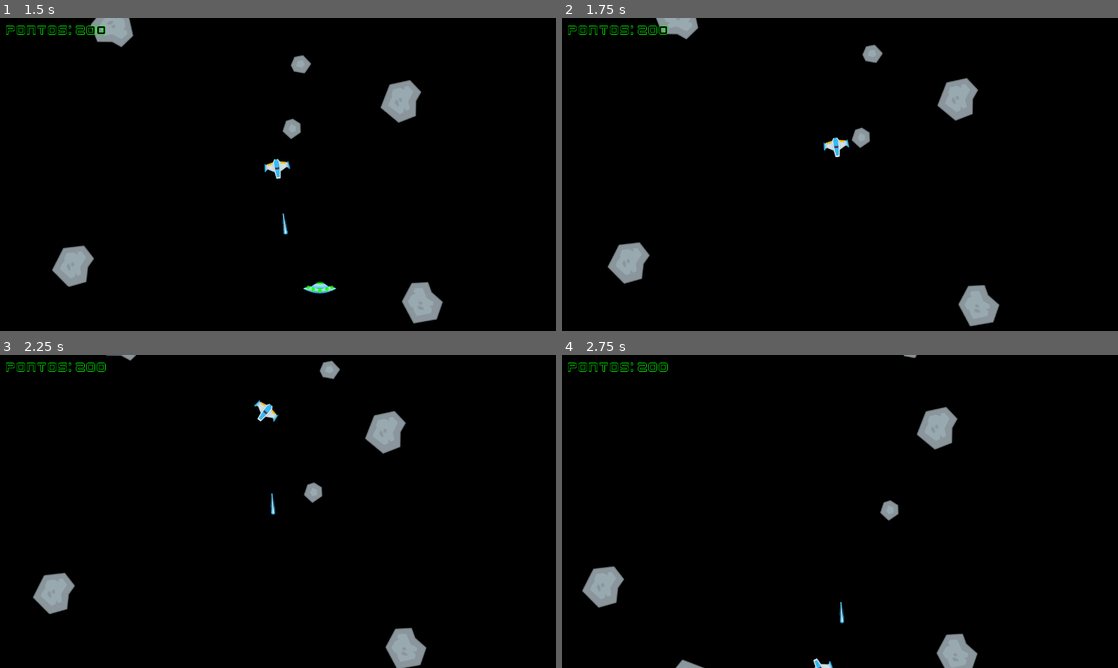
Above: before the commit, frames 1-4 (two rows, left to right).
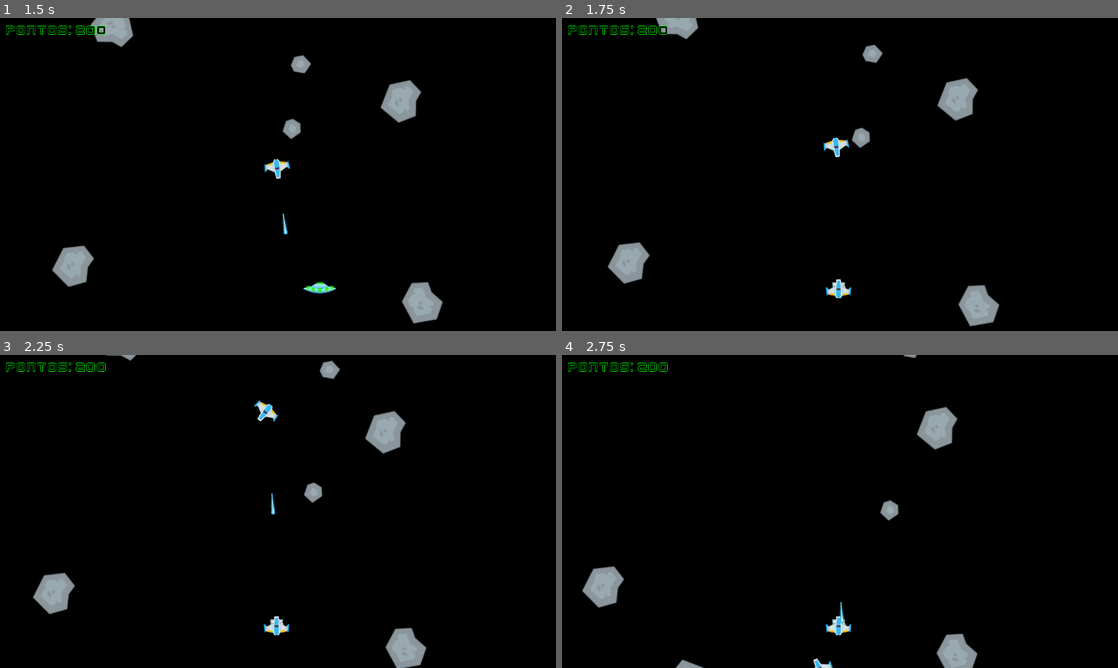
Above: after the commit, the same moments.

Repository: VinnyPC/Godot-uninove
Game: Godot game, scene res://cenas/Game.tscn
Two runs of this game, one before a commit and one after it. Both use one fixed random seed, a clock stepped at 60 frames per second and the inputs below.
Inputs:
- Up to frame 1 (1.5 s): hold D (girar_direita) 0.53-1.28 s; hold Space (atirar) 0.53-1.28 s; hold S (mover_tras) from 1.28 s (still down); tap Space (atirar) at 1.35 s
- Up to frame 2 (1.75 s): keep holding S (mover_tras)
- Up to frame 3 (2.25 s): release S (mover_tras) at 2.03 s; hold D (girar_direita) from 2.03 s (still down); hold Space (atirar) from 2.03 s (still down)
- Up to frame 4 (2.75 s): keep holding D (girar_direita); keep holding Space (atirar)

Frame 1 is identical in both runs. In frame 2, 0.2% of the frame differs, in the area x 47-52%, y 83-90%; in frame 3, 0.2%; in frame 4, 0.2%.

Commit message:
começo do script dos powerups

Diff:
--- /dev/null
+++ b/cenas/PowerUp.tscn
@@ -0,0 +1,39 @@
+[gd_scene load_steps=8 format=2]
+
+[ext_resource path="res://scripts/PowerUp.gd" type="Script" id=1]
+[ext_resource path="res://assets/PNG/Power-ups/shield_silver.png" type="Texture" id=2]
+[ext_resource path="res://assets/PNG/playerShip1_blue.png" type="Texture" id=3]
+[ext_resource path="res://assets/PNG/Power-ups/things_silver.png" type="Texture" id=4]
+
+[sub_resource type="RectangleShape2D" id=1]
+extents = Vector2( 16.5, 16 )
+
+[sub_resource type="CircleShape2D" id=2]
+radius = 18.0278
+
+[sub_resource type="CircleShape2D" id=3]
+radius = 54.0378
+
+[node name="PowerUp" type="Node2D"]
+script = ExtResource( 1 )
+
+[node name="invencibilidade" type="Sprite" parent="."]
+texture = ExtResource( 2 )
+
+[node name="CollisionShape2D" type="CollisionShape2D" parent="invencibilidade"]
+position = Vector2( -0.5, -2 )
+shape = SubResource( 1 )
+
+[node name="metralhadora" type="Sprite" parent="."]
+texture = ExtResource( 4 )
+
+[node name="CollisionShape2D" type="CollisionShape2D" parent="metralhadora"]
+shape = SubResource( 2 )
+
+[node name="vida" type="Sprite" parent="."]
+position = Vector2( 0, -9.53674e-07 )
+scale = Vector2( 0.593333, 0.593333 )
+texture = ExtResource( 3 )
+
+[node name="CollisionShape2D" type="CollisionShape2D" parent="vida"]
+shape = SubResource( 3 )
--- /dev/null
+++ b/cenas/PowerUpTypes.tscn
@@ -0,0 +1,6 @@
+[gd_scene load_steps=2 format=2]
+
+[ext_resource path="res://scripts/enum/PowerUpTypes.gd" type="Script" id=1]
+
+[node name="PowerUpTypes" type="Node"]
+script = ExtResource( 1 )
--- a/scripts/Game.gd
+++ b/scripts/Game.gd
@@ -12,7 +12,7 @@
 var ufo_scene = preload("res://cenas/UFO.tscn")
 var score := 0
 
-var lives = 1
+export var lives = 1
 func _ready():
 	_spawn_ufo()
 	game_over_screen.visible = false
--- a/scripts/Player.gd
+++ b/scripts/Player.gd
@@ -8,13 +8,28 @@
 export var rotation_speed := 230.00
 var velocity = Vector2()
 
+onready var game = $Game
 onready var muzzle = $Muzzle
 onready var sprite = $Sprite
 
 var laser_scene = preload("res://cenas/Laser.tscn")
 var alive := true
+
+var is_invincible = false
+var machine_gun_enabled = false
+var invincibility_timer = Timer.new()
+var machine_gun_timer = Timer.new()
+
+func _ready():
+	add_child(invincibility_timer)
+	add_child(machine_gun_timer)
+	invincibility_timer.connect("timeout", self, "_end_invincibility")
+	machine_gun_timer.connect("timeout", self, "_disable_machine_gun")
+
 func _process(delta):
 	if Input.is_action_just_pressed("atirar"):
+		shoot_laser()
+	elif machine_gun_enabled and Input.is_action_pressed("atirar"):
 		shoot_laser()
 
 func _physics_process(delta):
@@ -55,6 +70,7 @@
 	var l = laser_scene.instance()
 	l.global_position = muzzle.global_position
 	l.rotation = rotation
+	get_tree().root.add_child(l)
 	emit_signal("laser_shot", l)
 
 func die():
@@ -71,3 +87,21 @@
 		velocity = Vector2.ZERO
 		sprite.visible = true
 		set_process(true)
+
+
+func start_invincibility():
+	is_invincible = true
+	invincibility_timer.start(5)  # Invencibilidade dura 5 segundos
+
+func _end_invincibility():
+	is_invincible = false
+
+func enable_machine_gun():
+	machine_gun_enabled = true
+	machine_gun_timer.start(10)  # Metralhadora dura 10 segundos
+
+func _disable_machine_gun():
+	machine_gun_enabled = false
+
+func gain_extra_life():
+	game.player_lives += 1
--- /dev/null
+++ b/scripts/PowerUp.gd
@@ -0,0 +1,21 @@
+extends Node2D
+
+enum PowerUpTypes {INVENCIBILIDADE,METRALHADORA,VIDA}
+export var PowerUpType := PowerUpTypes.INVENCIBILIDADE
+func _ready():
+	connect("body_entered", self, "_on_body_entered")
+
+
+func _on_body_entered(body):
+	if (body.name=="Player"):
+		apply_power_up(body)
+		queue_free()
+
+func apply_power_up(player):
+	match PowerUpType:
+		PowerUpTypes.INVENCIBILIDADE:
+			player.start_invincibility()
+		PowerUpTypes.METRALHADORA:
+			player.enable_machine_gun()
+		PowerUpTypes.VIDA:
+			player.gain_extra_life()
--- a/scripts/UFO.gd
+++ b/scripts/UFO.gd
@@ -1,11 +1,15 @@
 class_name UFO extends Area2D
 
 #velocidade do UFO
+enum PowerUpTypes {INVENCIBILIDADE,METRALHADORA,VIDA}
+export var PowerUpType := PowerUpTypes.METRALHADORA
 export var speed: float = 400.0
 #timer max e min para o ufo
 export var min_interval: float = 20.0
 export var max_interval: float = 30.0
 onready var Laser = get_node_or_null("res://cenas/Laser.tscn")
+onready var PowerUp = $PowerUp
+onready var power_up_scene = preload("res://cenas/PowerUp.tscn")
 
 # Tamanho da tela
 var screen_size: Vector2
@@ -54,4 +58,22 @@
 		die()
 
 func die():
+	drop_power_ups()
 	queue_free()
+
+func drop_power_ups():
+	var power_up_types = [PowerUpTypes.INVENCIBILIDADE, PowerUpTypes.METRALHADORA, PowerUpTypes.VIDA]
+	for power_up_type in power_up_types:
+		var power_up = power_up_scene.instance()
+		power_up.position = position
+		power_up.PowerUpType = power_up_type
+		get_tree().root.add_child(power_up)
+
+func apply_power_up(player):
+	match PowerUpType:
+		PowerUpTypes.INVINCIBILITY:
+			player.start_invincibility()
+		PowerUpTypes.MACHINE_GUN:
+			player.enable_machine_gun()
+		PowerUpTypes.EXTRA_LIFE:
+			player.gain_extra_life()
